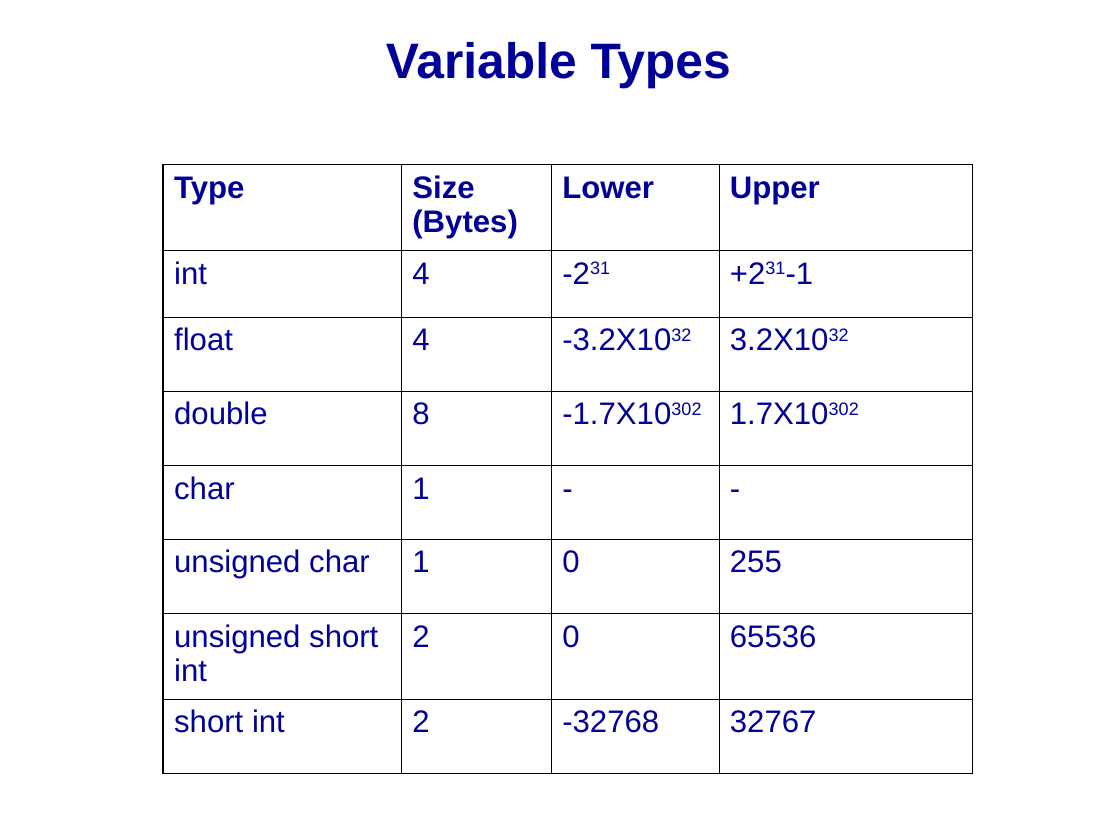
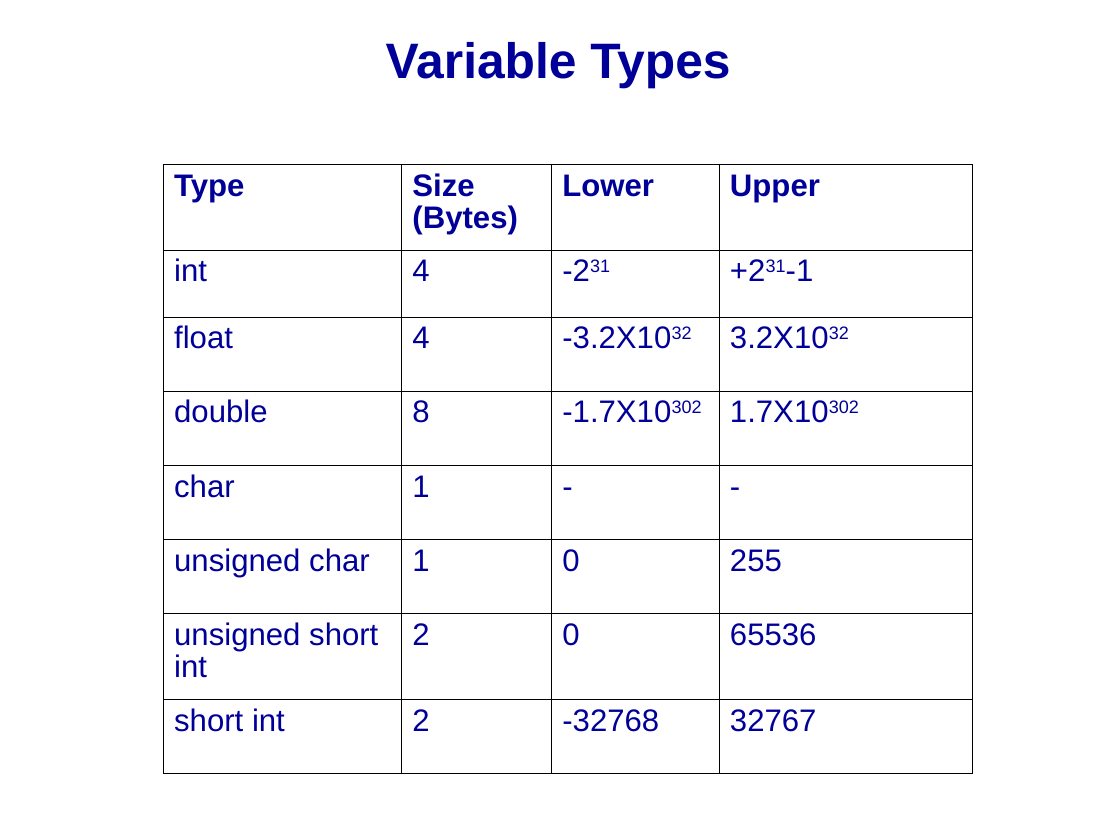
Before and after one commit to mikeg64/iome, a slide deck: slide 16 of src/examples/course/c/presentation/IntrotoC1.ppt. Drawn at 1120x840 pixels with LibreOffice and Linux fonts; fonts in the diff are those of the drawing; background and template pictures are left out. Boxes give left, top, right and bottom in pixels: in the first picture for what was removed or moved away, otherwise in the second. Text is boxed around its words. In the diff, an @@ line names an element or a change of style, - is before the commit and + after.

```diff
--- a/src/examples/course/c/presentation/IntrotoC1.ppt
+++ b/src/examples/course/c/presentation/IntrotoC1.ppt
@@ table at box(164, 165, 973, 774) @@
@@ line spacing 1 to 0.94 @@
@@ borders changed @@
```
Also in this commit, not shown: 42 other slides changed, 2 slides added, 15 other files.
